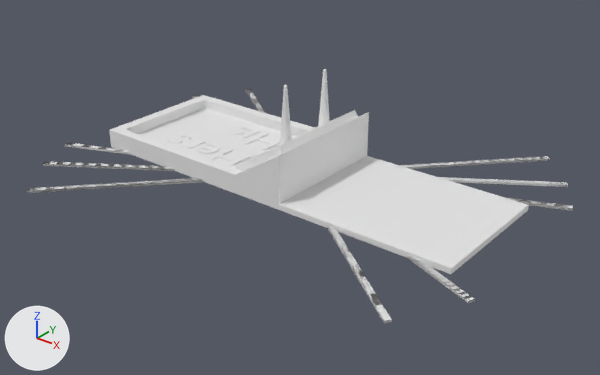
The Blender file toothbrush/toothbrush.blend as it was, and as the next commit left it.
Camera for both pictures: a 50 mm lens placed at (197.6, -207.5, 122.8), pointed at (37.7, -7.5, -1.2). Arrows for +X, +Y and +Z are at lower left; the lights stay in place.

Names of what the first picture shows: 'base', 'sup'.
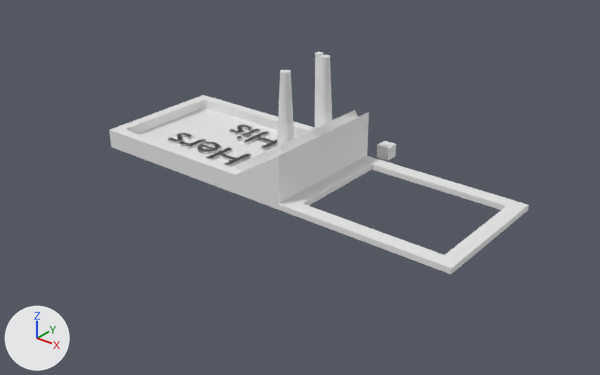
ob_cube_005 is not drawn itself; it is used by a modifier of ob_base.
ob_cube_003 is not drawn itself; it is used by a modifier of ob_cone_his, ob_cone_hers.
ob_cone_his is not drawn itself; it is the parent of ob_sphere_tip, ob_negcone and it is used by a modifier of ob_base.
ob_cone_hers is not drawn itself; it is the parent of ob_negcone_001, ob_sphere_tip_001 and it is used by a modifier of ob_base.

The edits, one by one:
Mesh me_cube_015 is new.
It is a box spanning x -1.0..1.0, y -1.0..1.0, z -1.0..1.0.
Object 'Cone his' (ob_cone_his) moves from (34.05, 10.5, 24.36) to (34.05, 10.5, 40.73).
Object 'Cone his' (ob_cone_his) is rescaled from (2.72, 2.72, 18.8) to (3.36, 3.36, 35.2).
Object 'Text.001' (ob_text_001) is now shown.
Object 'Text.001' (ob_text_001) is rescaled from (0.932, 0.932, 0.932) to (0.932, 0.932, 4.0).
Object 'Cone hers' (ob_cone_hers) moves from (34.05, -10.5, 24.36) to (34.05, -10.5, 40.73).
Object 'Cone hers' (ob_cone_hers) is rescaled from (2.72, 2.72, 18.8) to (3.36, 3.36, 35.2).
Object 'sup' (ob_sup) is now hidden.
Object 'base' (ob_base) has a BOOLEAN modifier named 'Boolean.006'.
Modifier setting removed (it was operation = 'UNION').
On modifier 'Boolean.006' of object 'base' (ob_base), object goes from ob_sup to ob_cube_005.
Object 'Cube.005' (ob_cube_005) is new; it shows me_cube_015.
Its location is (74.64, 0.0, 0.0).
Its scale is (26.1, 19.8, 5.2).
Its hide viewport is True.
Object 'Cube' (ob_cube) is new; it shows a copy of me_cube_015.
Its location is (30.3, 12.2, 22.9).
Its scale is (1.0, 1.0, 17.4).
Object 'Cube.003' (ob_cube_003) is new; it shows a copy of me_cube_015.
Its location is (33.89, 10.64, 80.2).
Its scale is (40.0, 40.0, 40.0).
It is now shown.
Object 'Cube.006' (ob_cube_006) is new; it shows a copy of me_cube_015.
Its location is (45.8, 33.4, 1.0).
Its scale is (2.5, 2.5, 2.5).

Location of each change, [x1, y1, x2, y2] in pixels of the pictures (600 x 375 px):
'base', reshaped, modifiers changed (23% narrower, 14% shorter): before [27, 69, 572, 323]; after [109, 55, 529, 274]
'sup', hidden: before [27, 89, 573, 323]
'Text.001', shown: after [169, 126, 277, 167]
'Cube.006', added: after [377, 141, 396, 160]
'Cube', added: after [315, 52, 323, 128]
